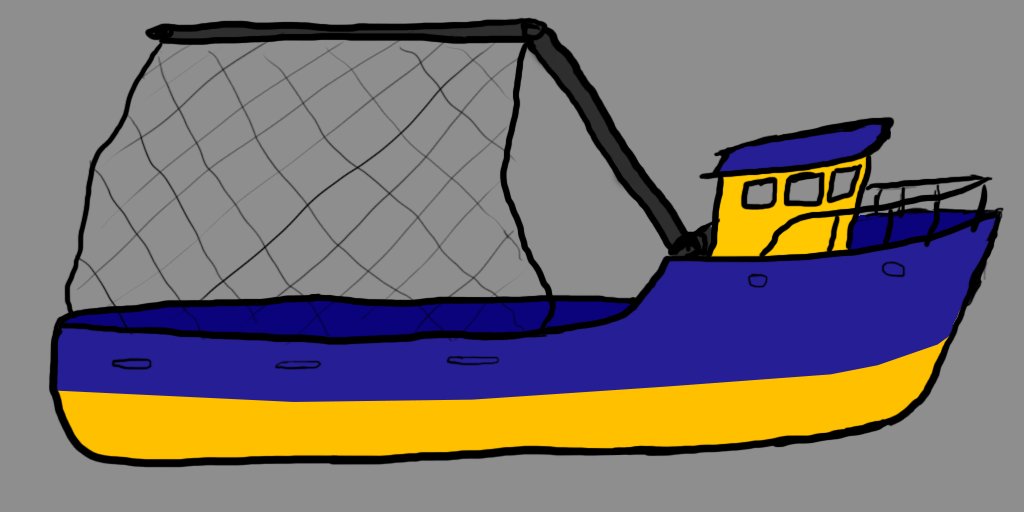
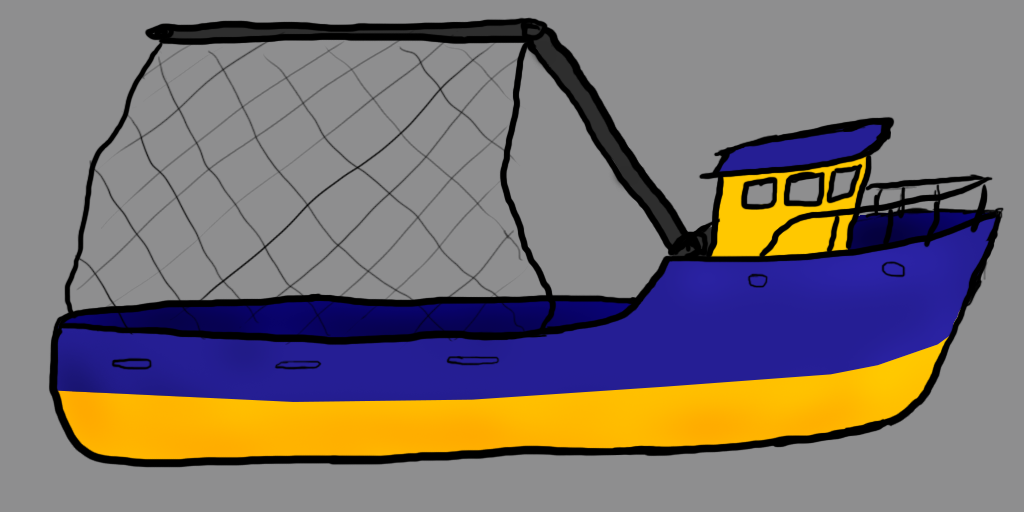
Revision of a layered 1024 × 512 image; what changed, layer by layer:
"Layer 5": blend multiply → overlay, painted on it over 57, 211, 975, 460
